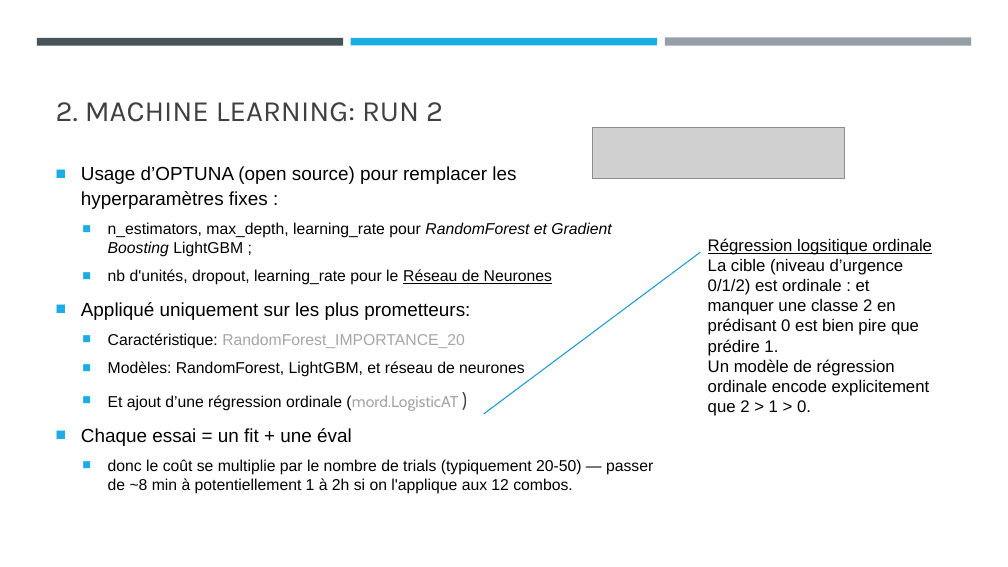
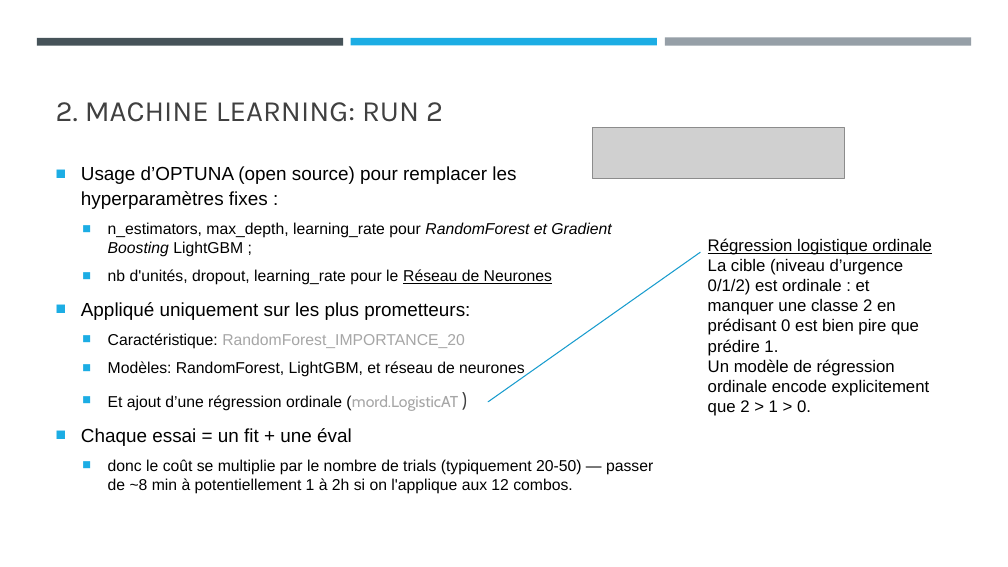
Before and after one commit to brunobiscay/CISIA, a slide deck: slide 7 of Presentation_BrunoBiscay.pptx. Drawn at 1008x567 pixels with LibreOffice and Linux fonts; fonts in the diff are those of the drawing; grey boxes stand for pictures. Boxes give left, top, right and bottom in pixels: in the first picture for what was removed or moved away, otherwise in the second. Text is boxed around its words. In the diff, an @@ line names an element or a change of style, - is before the commit and + after.

```diff
--- a/Presentation_BrunoBiscay.pptx
+++ b/Presentation_BrunoBiscay.pptx
@@ text at (708, 238, 932, 255): text changed @@
-Régression logsitique ordinale
+Régression logistique ordinale
@@ line moved from (484, 414) - (700, 253) to (488, 402) - (700, 253) @@
```
Also in this commit, not shown: 3 other slides changed, 3 slides added, 2 slides removed, 4 other files.
